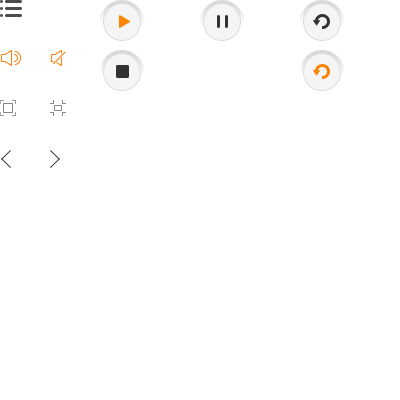
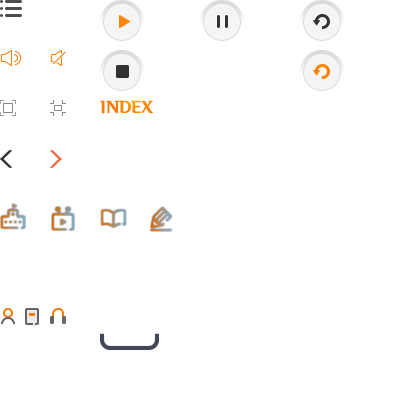
Layers edited between the first and the second 400×400 image:
added layer "Layer 6" in group "controls" over [100, 100, 153, 114]
added layer "Layer 11" in group "controls" over [100, 333, 159, 350]
added layer "option" in group "controls" over [1, 308, 66, 327]
added layer "Layer 10" in group "controls" over [149, 206, 173, 232]
added layer "Layer 9" in group "controls" over [100, 208, 127, 229]
added layer "Layer 8" in group "controls" over [51, 205, 75, 232]
added layer "Layer 7" in group "controls" over [0, 195, 34, 230]
renamed "next copy" to "prev", painted on it over [0, 150, 12, 168]
moved "next" above "play", painted on it over [50, 150, 62, 168]
